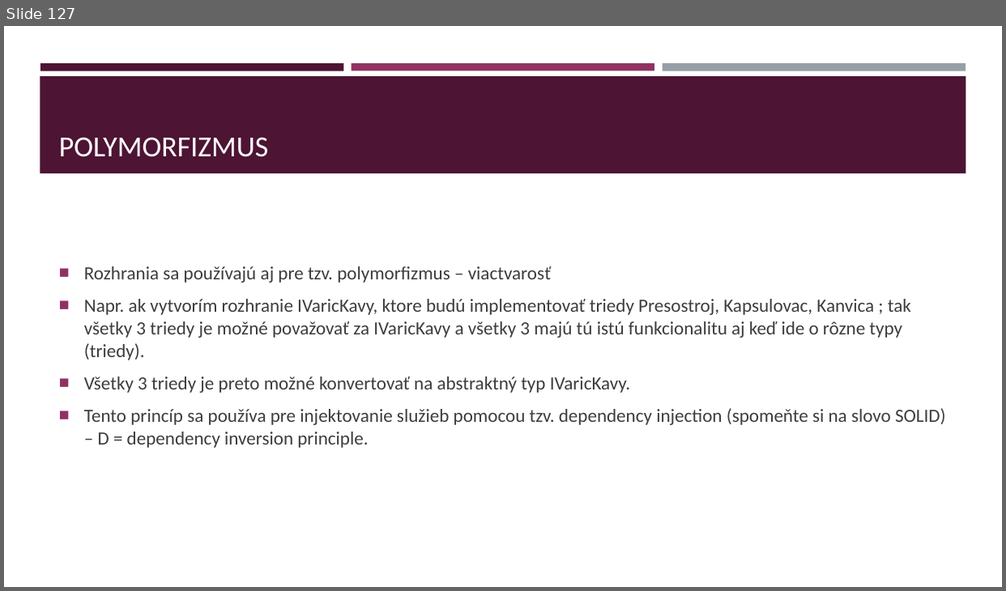
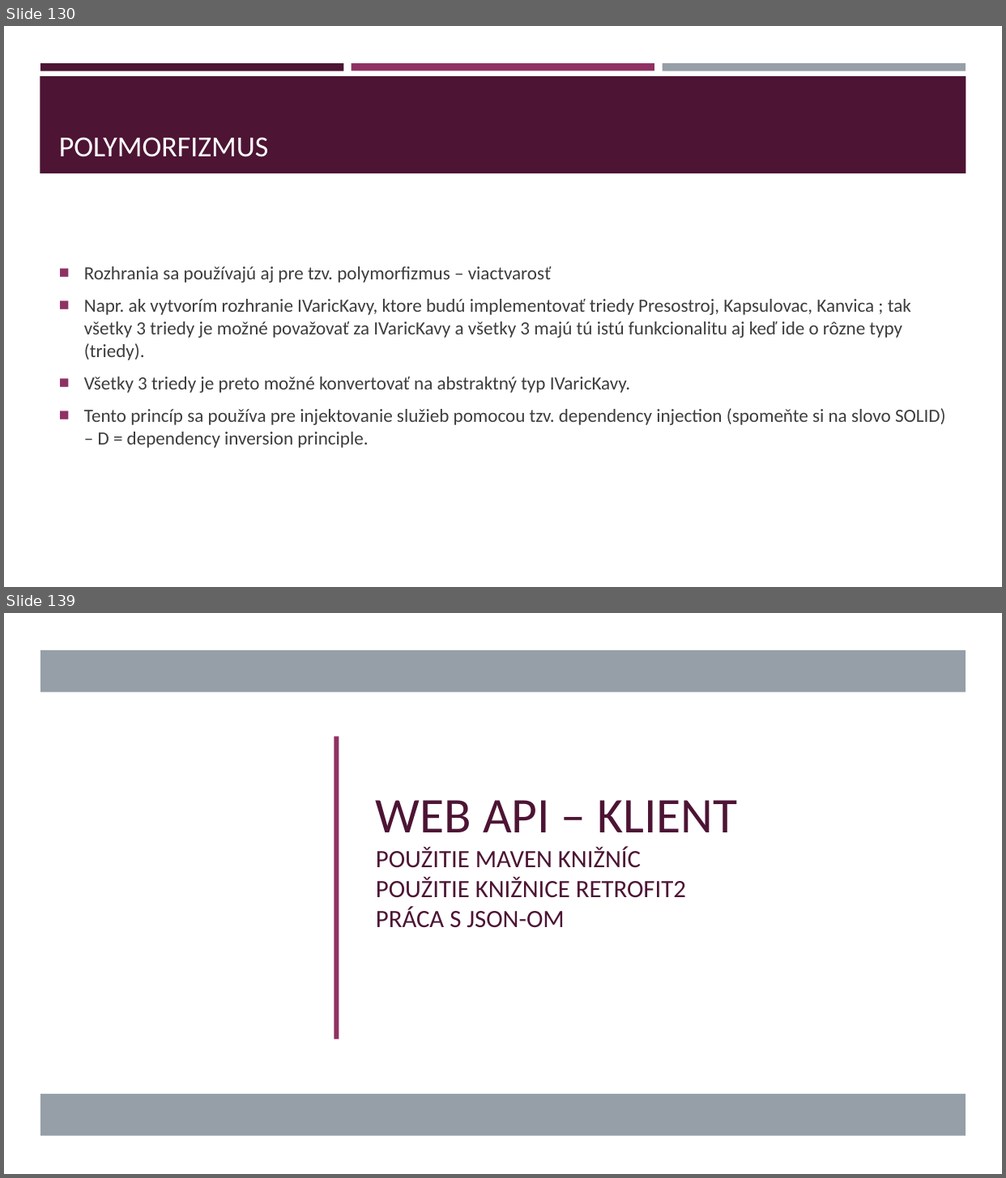
Before and after one commit to gasparv/java-class-basics, a slide deck: JavaZaklady-skolenie.pptx. Shown one above the other, each under a label of ours: slide 127 before the commit, slides 130 and 139 after it; the slides between them are not shown. The pictures are 1006x591 and 1006x1178 pixels, drawn with LibreOffice and Linux fonts; fonts in the diff are those of the drawing. Boxes give left, top, right and bottom in pixels: in the first picture for what was removed or moved away, otherwise in the second. Text is boxed around its words. In the diff, an @@ line names an element or a change of style, - is before the commit and + after.

```diff
--- a/JavaZaklady-skolenie.pptx
+++ b/JavaZaklady-skolenie.pptx
@@ slide 139 added at (4,613,1002,1174), background #FFFFFF @@
@@ rectangle added at (4,613,1002,1174), fill #FFFFFF @@
@@ rectangle added at (40,650,966,692), fill #969FA7 @@
@@ rectangle added at (334,736,339,1039), fill #903163 @@
@@ title added at (376,800,737,928), 24 pt, text #4D1434 @@
+WEB API – KLIENT
+POUŽITIE MAVEN KNIŽNÍC
+POUŽITIE KNIŽNICE RETROFIT2
+PRÁCA S JSON-OM
@@ rectangle added at (40,1094,966,1136), fill #969FA7 @@
@@ what was slide 127 is now slide 130 @@
```
Also in this commit, not shown: 7 slides changed, 22 other slides added.
